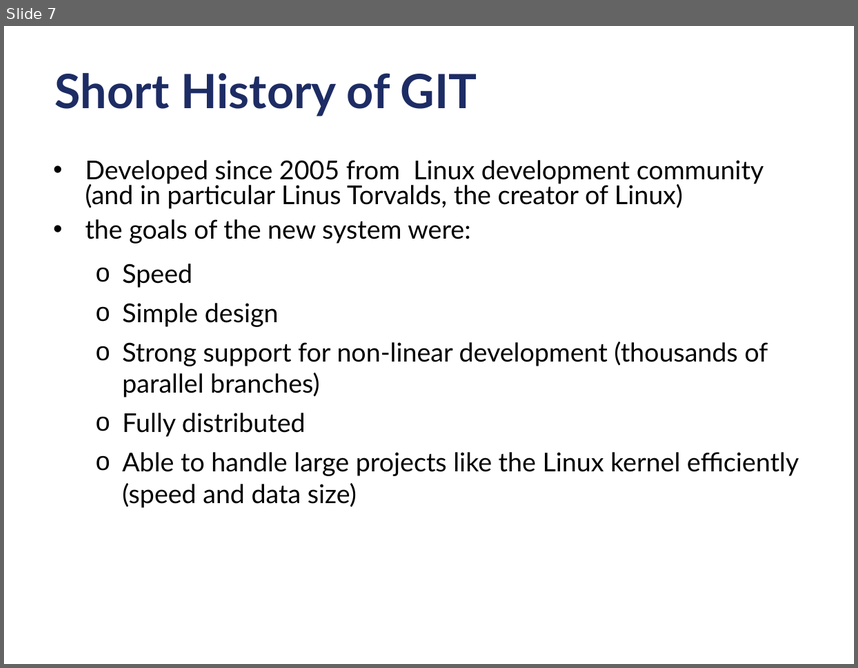
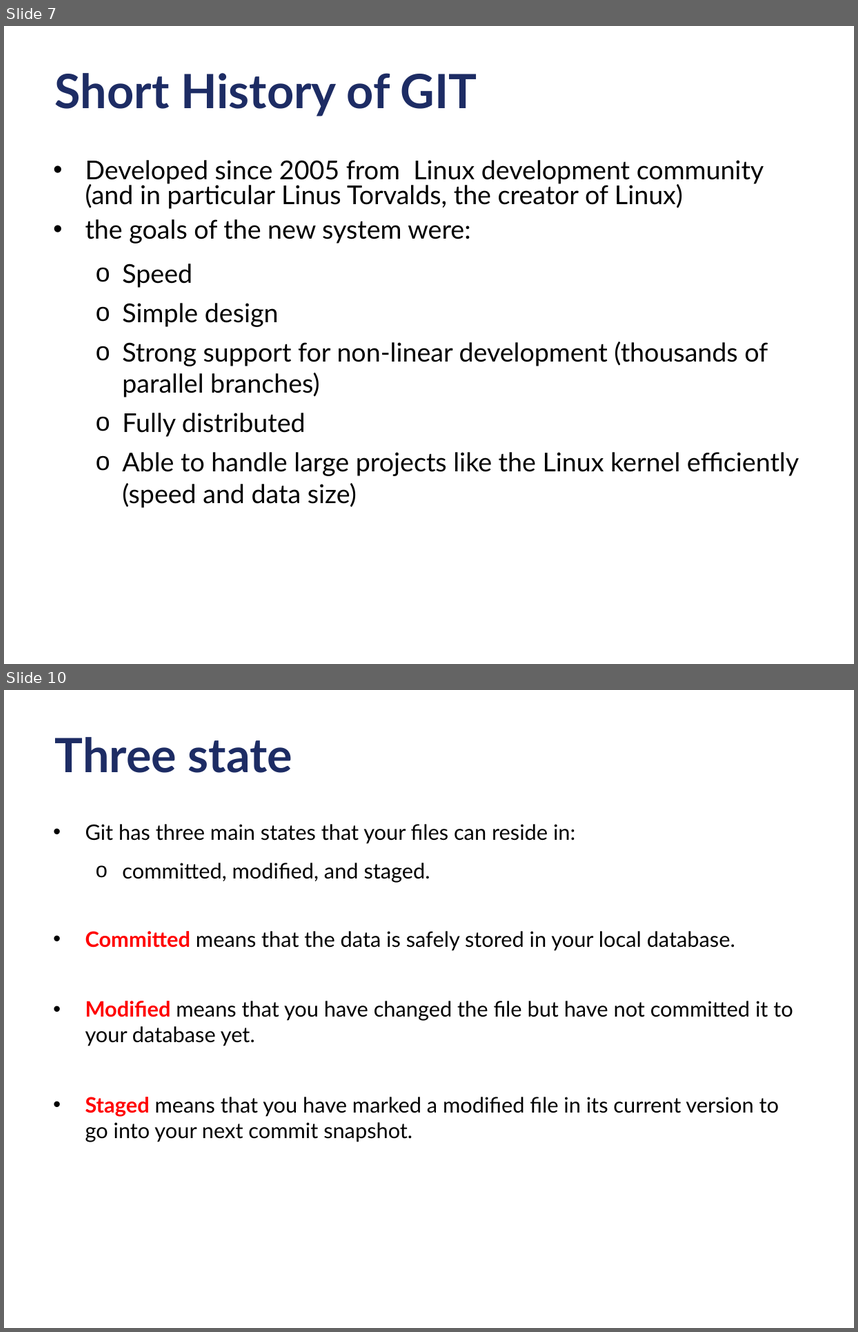
Before and after one commit to criluc/mini-git-tutorial, a slide deck: miniGitTutorial-12-2012.odp. Shown one above the other, each under a label of ours: slide 7 before the commit, slides 7 and 10 after it; the slides between them are not shown. The pictures are 858x668 and 858x1332 pixels, drawn with LibreOffice and Linux fonts; fonts in the diff are those of the drawing; background and template pictures are left out. Boxes give left, top, right and bottom in pixels: in the first picture for what was removed or moved away, otherwise in the second. Text is boxed around its words. In the diff, an @@ line names an element or a change of style, - is before the commit and + after.

Commit message:
Added parts from git states and area, installing, config,... to git remote

```diff
--- a/miniGitTutorial-12-2012.odp
+++ b/miniGitTutorial-12-2012.odp
@@ slide 10 added at bbox=[4, 690, 854, 1328], background #FFFFFF @@
@@ title added at bbox=[55, 737, 292, 773], 40 pt, text #1D2C64, bold @@
+Three state
@@ text added at bbox=[85, 824, 793, 1142], 18 pt, text #000000 @@
+• Git has three main states that your files can reside in:
+  o committed, modified, and staged.
+• Committed means that the data is safely stored in your local database.
+• Modified means that you have changed the file but have not committed it to your database yet.
+• Staged means that you have marked a modified file in its current version to go into your next commit snapshot.
```
Also in this commit, not shown: 5 slides changed, 19 other slides added.
